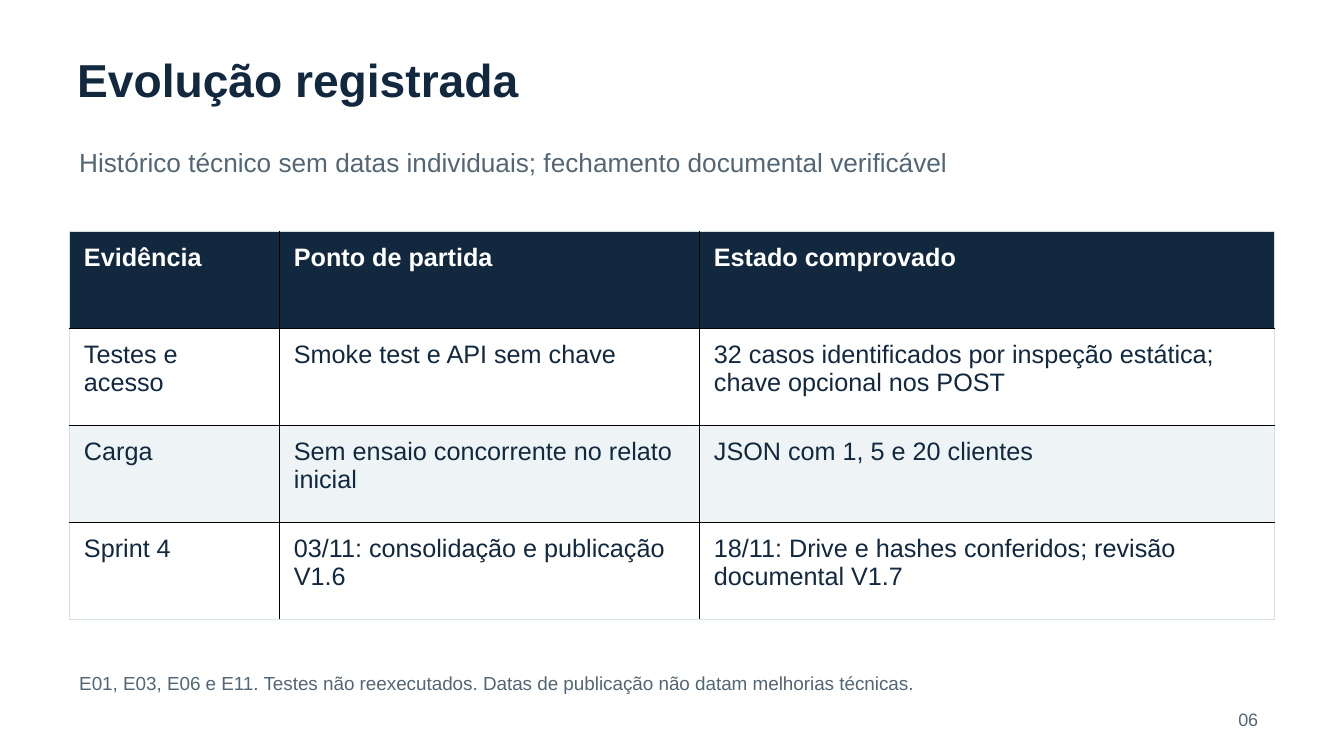
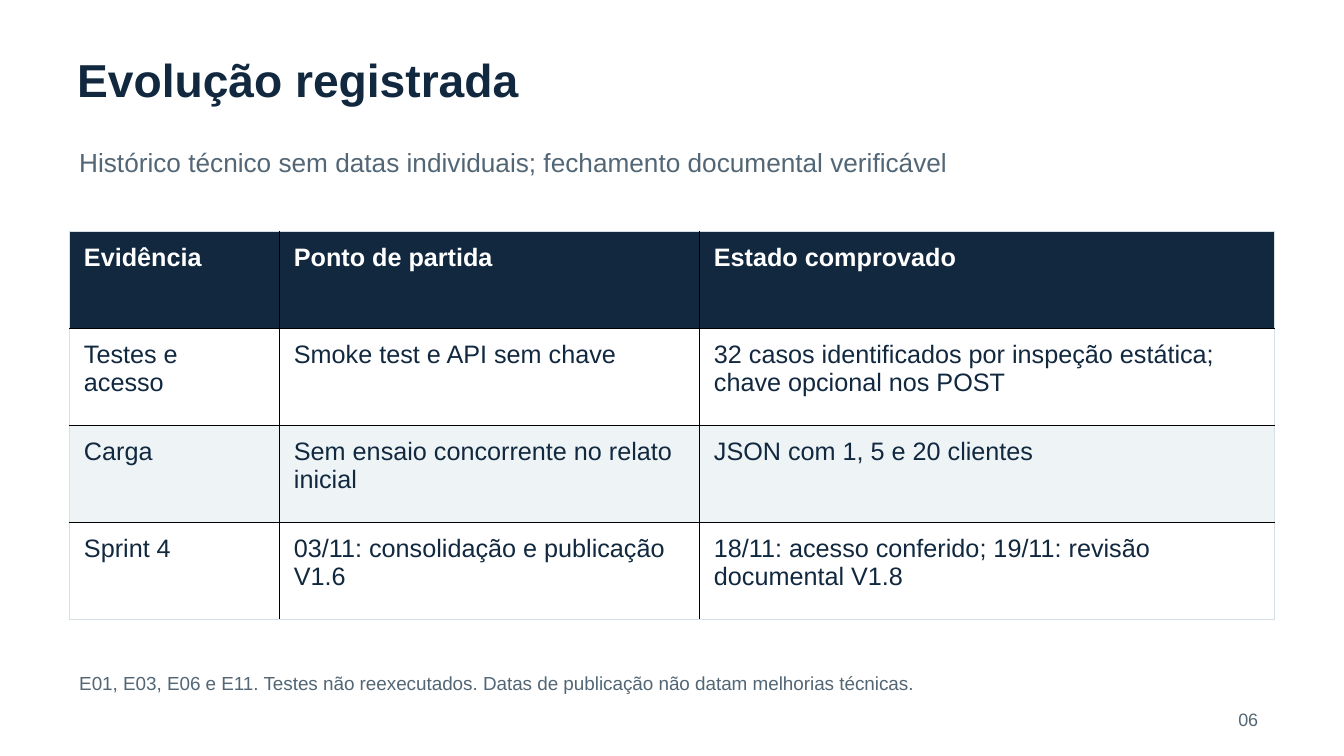
Before and after one commit to viniciusadrian1/CS4Quantica, a slide deck: slide 6 of docs/sprint4/entrega/Apresentacao_Final_FORZY_Sprint4.pptx. Drawn at 1344x756 pixels with LibreOffice and Linux fonts; fonts in the diff are those of the drawing. Boxes give left, top, right and bottom in pixels: in the first picture for what was removed or moved away, otherwise in the second. Text is boxed around its words. In the diff, an @@ line names an element or a change of style, - is before the commit and + after.

```diff
--- a/docs/sprint4/entrega/Apresentacao_Final_FORZY_Sprint4.pptx
+++ b/docs/sprint4/entrega/Apresentacao_Final_FORZY_Sprint4.pptx
@@ table at [70, 231, 1275, 619] @@
-row 4, column 3: 18/11: Drive e hashes conferidos; revisão documental V1.7
+row 4, column 3: 18/11: acesso conferido; 19/11: revisão documental V1.8
```
Also in this commit, not shown: 5 other slides changed, 11 other files.
